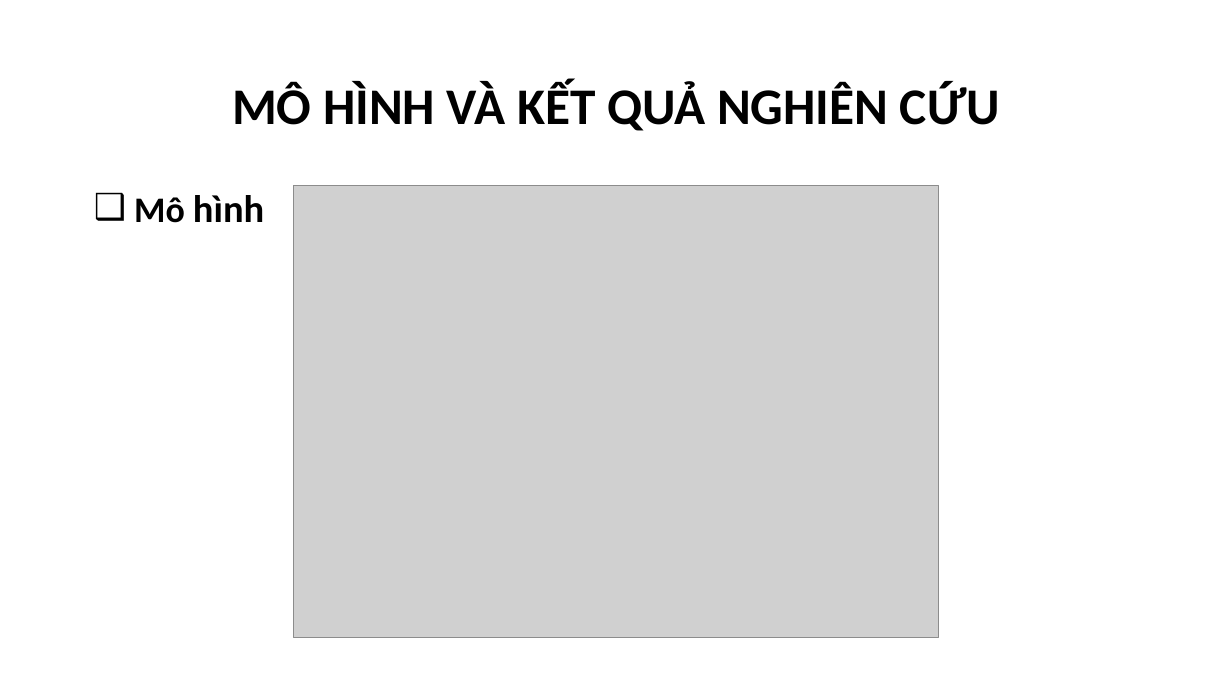
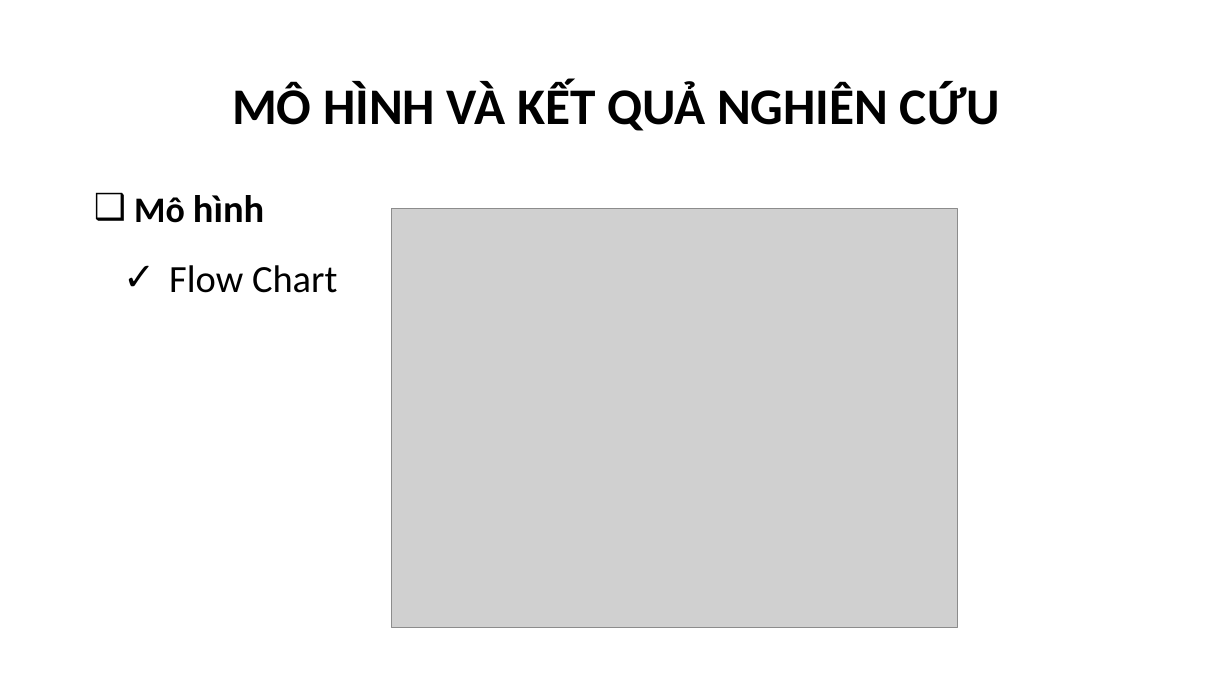
Before and after one commit to phamthevinhtv/csn-da22ttc-phamthevinh-vattunongnghiep, a slide deck: slide 7 of thesis/abs/CSN-PhamTheVinh-110122208-DA22TTC.pptx. Drawn at 1232x693 pixels with LibreOffice and Linux fonts; fonts in the diff are those of the drawing; grey boxes stand for pictures; background and template pictures are left out. Boxes give left, top, right and bottom in pixels: in the first picture for what was removed or moved away, otherwise in the second. Text is boxed around its words. In the diff, an @@ line names an element or a change of style, - is before the commit and + after.

```diff
--- a/thesis/abs/CSN-PhamTheVinh-110122208-DA22TTC.pptx
+++ b/thesis/abs/CSN-PhamTheVinh-110122208-DA22TTC.pptx
@@ picture: place and size @@
-picture at bbox=[294, 186, 939, 639]
+picture at bbox=[391, 209, 958, 628]
@@ text at bbox=[169, 265, 337, 293]: paragraph added @@
+✓ Flow Chart
```
Also in this commit, not shown: 3 other slides changed, 2 other files.
